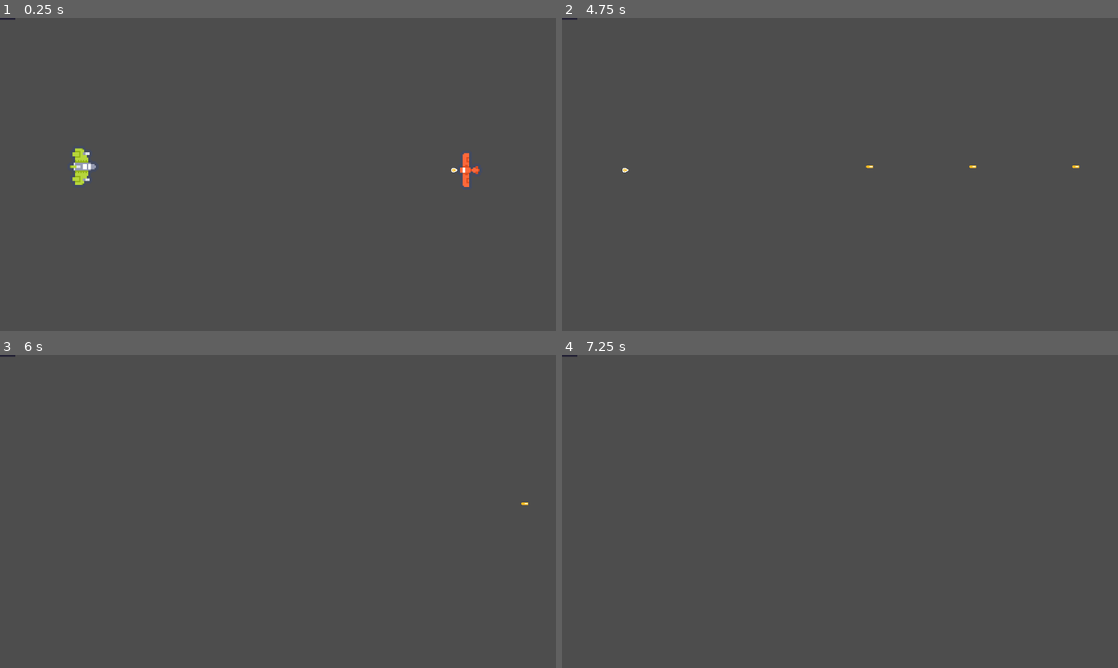
Above: before the commit, frames 1-4 (two rows, left to right).
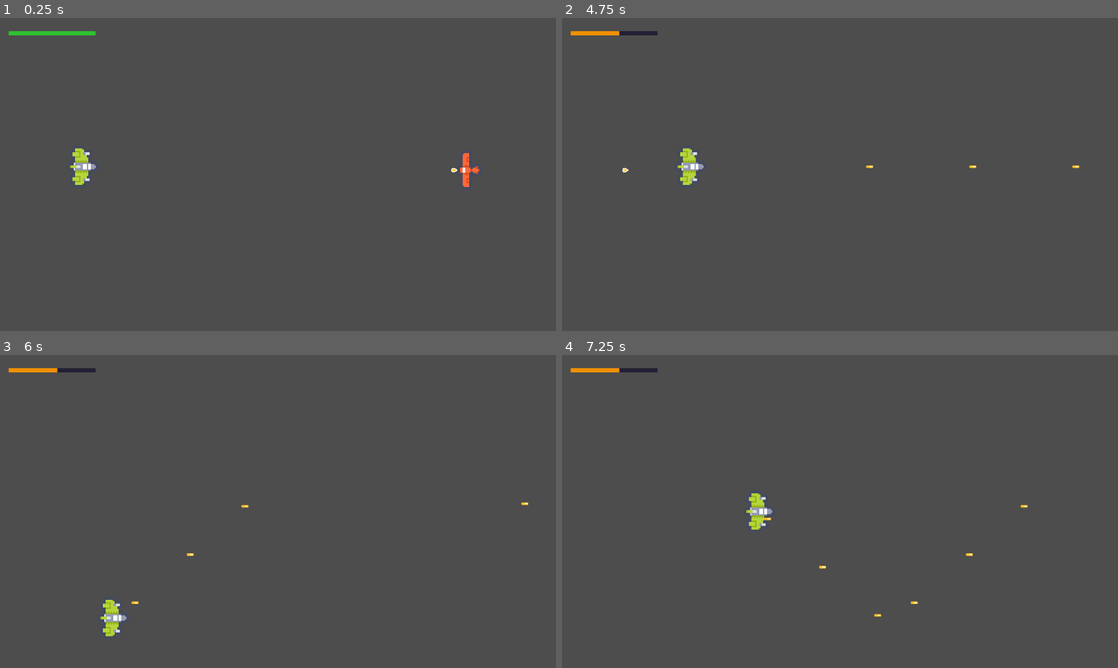
Above: after the commit, the same moments.

Repository: WilsonRyan/AstralCombat.exe
Game: Godot game, scene res://Scenes/Game/Game.tscn
The game is run twice, just before and just after one commit, with the same random seed, the same clock (stepped at 60 frames per second) and the same inputs.
Inputs:
- Up to frame 1 (0.25 s): no input
- Up to frame 2 (4.75 s): hold D (ship-right) 0.53-1.28 s; hold J (ship-shoot) 0.53-1.28 s; hold S (ship-down) 1.28-2.03 s; tap J (ship-shoot) at 1.35, 2.85, 4.35 s; hold D (ship-right) 2.03-2.78 s; hold J (ship-shoot) 2.03-2.78 s; hold W (ship-up) 2.78-3.53 s; hold J (ship-shoot) 3.53-4.28 s; hold A (ship-left) from 3.53 s (still down)
- Up to frame 3 (6 s): release A (ship-left) at 5.03 s; hold S (ship-down) 5.03-5.78 s; hold J (ship-shoot) 5.03-5.78 s; hold D (ship-right) from 5.78 s (still down); tap J (ship-shoot) at 5.85 s
- Up to frame 4 (7.25 s): release D (ship-right) at 6.53 s; hold W (ship-up) from 6.53 s (still down); hold J (ship-shoot) from 6.53 s (still down)

The runs differ from the first frame. In frame 1, 0.2% of the frame differs, in the area x 0-18%, y 0-6%; in frame 2, 0.5%; in frame 3, 0.6%; in frame 4, 0.6%, in the area x 0-84%, y 0-84%.
Error before the commit: Invalid call. Nonexistent function 'get_health' in base 'Nil'. (res://HealthBar.gd:19)

Commit message:
Player has working health bar that takes dmg when hit and kills player when it reaches 0. Enemy Bullet dmg is controlled in EnemyShip scene.

Diff:
--- a/Globals/SignalHub.gd
+++ b/Globals/SignalHub.gd
@@ -3,15 +3,19 @@
 
 
 signal on_create_player_bullet(pos: Vector2, speed_multi: float, bullet_type: PlayerBulletBase.BulletType)
-signal on_create_enemy_bullet(pos: Vector2, dir: Vector2, speed_multi: float, bullet_type: EnemyBulletBase.BulletType)
+signal on_create_enemy_bullet(pos: Vector2, dir: Vector2, speed_multi: float, bullet_type: EnemyBulletBase.BulletType, dmg: float)
 signal on_player_hit(dmg: float)
+signal on_player_die()
 
 
 func emit_on_create_player_bullet(pos: Vector2, speed_multi: float, bullet_type: PlayerBulletBase.BulletType) -> void:
 	on_create_player_bullet.emit(pos, speed_multi, bullet_type)
 
-func emit_on_create_enemy_bullet(pos: Vector2, dir: Vector2, speed_multi: float, bullet_type: EnemyBulletBase.BulletType) -> void:
-	on_create_enemy_bullet.emit(pos, dir, speed_multi, bullet_type)
+func emit_on_create_enemy_bullet(pos: Vector2, dir: Vector2, speed_multi: float, bullet_type: EnemyBulletBase.BulletType, dmg: float) -> void:
+	on_create_enemy_bullet.emit(pos, dir, speed_multi, bullet_type, dmg)
 
 func emit_on_player_hit(dmg: float) -> void:
 	on_player_hit.emit(dmg)
+
+func emit_on_player_die() -> void:
+	on_player_die.emit()
--- a/HealthBar.gd
+++ /dev/null
@@ -1,42 +0,0 @@
-extends TextureProgressBar
-
-class_name HealthBar
-
-
-const COLOR_DANGER: Color = Color("#cc0000")
-const COLOR_MIDDLE: Color = Color("#ff9900")
-const COLOR_GOOD: Color = Color("#33cc33")
-
-@export var player: Player
-@export var start_health: float = 50
-@export var max_health: float = 50
-@export var level_med: float = max_health * 0.6
-@export var level_low: float = max_health * 0.2
-
-
-# Called when the node enters the scene tree for the first time.
-func _ready() -> void:
-	max_health = player.get_health()
-	start_health = max_health
-	max_value = max_health
-	stretch_margin_right = int(max_health)
-	value = start_health
-	set_color()
-
-
-func set_color() -> void:
-	if value < level_low:
-		tint_progress = COLOR_DANGER
-	elif value < level_med:
-		tint_progress = COLOR_MIDDLE
-	else:
-		tint_progress = COLOR_GOOD
-
-func incr_value(v: int) -> void:
-	value += v
-	if value <= 0:
-		print("dead")
-	set_color()
-
-func take_damage(v: int) -> void:
-	incr_value(-v)
--- a/Scenes/Enemies/EnemyShips/EnemyShip.gd
+++ b/Scenes/Enemies/EnemyShips/EnemyShip.gd
@@ -6,6 +6,7 @@
 
 @export var prim_bullet_speed_multi: float = 0.5
 @export var prim_bullet_fire_rate: float = 0.3
+@export var prim_bullet_dmg: float = 10.0
 
 
 var can_shoot: bool = true
@@ -24,7 +25,7 @@
 
 func shoot() -> void:
 	if can_shoot == true:
-		SignalHub.emit_on_create_enemy_bullet(Vector2(global_position.x,global_position.y), Vector2.LEFT, prim_bullet_speed_multi, EnemyBulletBase.BulletType.Regular)
+		SignalHub.emit_on_create_enemy_bullet(Vector2(global_position.x,global_position.y), Vector2.LEFT, prim_bullet_speed_multi, EnemyBulletBase.BulletType.Regular, prim_bullet_dmg)
 		can_shoot = false
 		timer_fire_rate.start()
 
--- a/Scenes/Enemies/EnemyShips/EnemyShip.tscn
+++ b/Scenes/Enemies/EnemyShips/EnemyShip.tscn
@@ -9,6 +9,7 @@
 script = ExtResource("2_7j3ky")
 prim_bullet_speed_multi = 0.5
 prim_bullet_fire_rate = 0.3
+prim_bullet_dmg = 22.0
 
 [node name="sprite_2d" parent="." index="0" unique_id=663644159]
 texture = ExtResource("3_7j3ky")
--- a/Scenes/Game/Game.gd
+++ b/Scenes/Game/Game.gd
@@ -1,9 +1,12 @@
 extends Node2D
 
+@onready var hud: Control = $HUDCanvas/HUD
+@onready var health_bar: HealthBar = $HUDCanvas/HUD/margin_container/HealthBar
+@onready var player: Player = $Player
 
 # Called when the node enters the scene tree for the first time.
 func _ready() -> void:
-	pass # Replace with function body.
+	health_bar.setup(player)
 
 
 # Called every frame. 'delta' is the elapsed time since the previous frame.
--- a/Scenes/Game/Game.tscn
+++ b/Scenes/Game/Game.tscn
@@ -15,16 +15,16 @@
 [node name="Game" type="Node2D" unique_id=243694093]
 script = ExtResource("1_rdw05")
 
-[node name="HUD" parent="." unique_id=2021154901 instance=ExtResource("2_y3kpf")]
-anchors_preset = 14
-anchor_top = 0.5
-anchor_bottom = 0.5
-size_flags_horizontal = 6
+[node name="HUDCanvas" type="CanvasLayer" parent="." unique_id=936811895]
+
+[node name="HUD" parent="HUDCanvas" unique_id=2021154901 instance=ExtResource("2_y3kpf")]
+size_flags_horizontal = 3
 size_flags_vertical = 3
 
 [node name="Player" parent="." unique_id=1767697504 instance=ExtResource("2_gwu2e")]
 position = Vector2(191, 342)
 rotation = 1.5707964
+health = 100.0
 
 [node name="ObjectMaker" parent="." unique_id=826657136 instance=ExtResource("3_xbxml")]
 
--- /dev/null
+++ b/Scenes/HUD/HealthBar/HealthBar.gd
@@ -0,0 +1,57 @@
+extends TextureProgressBar
+
+class_name HealthBar
+
+
+const COLOR_DANGER: Color = Color("#cc0000")
+const COLOR_MIDDLE: Color = Color("#ff9900")
+const COLOR_GOOD: Color = Color("#33cc33")
+
+@export var start_health: float = 50
+@export var max_health: float = 50
+@export var current_health: float = 50
+@export var level_med: float = max_health * 0.65
+@export var level_low: float = max_health * 0.35
+
+
+# Called when the node enters the scene tree for the first time.
+func _ready() -> void:
+	SignalHub.on_player_hit.connect(on_player_hit)
+
+
+func setup(player: Player) -> void:
+	if player != null:
+		max_health = player.get_health()
+	start_health = max_health
+	max_value = max_health
+	current_health = start_health
+	stretch_margin_right = int(max_health * 2)
+	value = current_health
+	level_med = max_health * 0.6
+	level_low = max_health * 0.2
+	set_color()
+
+func set_color() -> void:
+	if value < level_low:
+		tint_progress = COLOR_DANGER
+	elif value < level_med:
+		tint_progress = COLOR_MIDDLE
+	else:
+		tint_progress = COLOR_GOOD
+
+func incr_value(v: float) -> void:
+	current_health -= v
+	value = current_health
+	set_color()
+
+func take_damage(v: float) -> void:
+	incr_value(v)
+
+
+
+func on_player_hit(dmg: float) -> void:
+	incr_value(dmg)
+	value = current_health
+	print(current_health)
+	if current_health <= 0.0:
+		SignalHub.emit_on_player_die()
--- a/Scenes/HUD/HealthBar/HealthBar.tscn
+++ b/Scenes/HUD/HealthBar/HealthBar.tscn
@@ -1,13 +1,13 @@
 [gd_scene format=3 uid="uid://drnlf15tvagal"]
 
-[ext_resource type="Script" uid="uid://dpydsjhbq6nty" path="res://HealthBar.gd" id="1_71yg7"]
+[ext_resource type="Script" uid="uid://dpydsjhbq6nty" path="res://Scenes/HUD/HealthBar/HealthBar.gd" id="1_71yg7"]
 [ext_resource type="Texture2D" uid="uid://dew6h5ci3lnpk" path="res://Assets/Textures/UI/square_shadow.png" id="1_dvmd6"]
 [ext_resource type="Texture2D" uid="uid://bguk5hv0msnqt" path="res://Assets/Textures/UI/progress_ph.png" id="2_tfj7r"]
 
 [node name="HealthBar" type="TextureProgressBar" unique_id=1555162091]
 nine_patch_stretch = true
 stretch_margin_right = 50
-stretch_margin_bottom = 8
+stretch_margin_bottom = 10
 texture_under = ExtResource("1_dvmd6")
 texture_progress = ExtResource("2_tfj7r")
 tint_progress = Color(0, 0.90170145, 0, 1)
--- a/Scenes/ObjectMaker/ObjectMaker.gd
+++ b/Scenes/ObjectMaker/ObjectMaker.gd
@@ -29,11 +29,11 @@
 		call_deferred(ADD_OBJECT, scene, pos)
 
 
-func on_create_enemy_bullet(pos: Vector2, dir: Vector2, speed_multi: float, bullet_type: EnemyBulletBase.BulletType) -> void:
+func on_create_enemy_bullet(pos: Vector2, dir: Vector2, speed_multi: float, bullet_type: EnemyBulletBase.BulletType, dmg: float) -> void:
 	var scene: EnemyBulletBase
 	match bullet_type:
 		EnemyBulletBase.BulletType.Regular:
 			scene = ENEMY_BULLET_BASE.instantiate()
 	if scene:
-		scene.setup(dir, speed_multi)
+		scene.setup(dir, speed_multi, dmg)
 		call_deferred(ADD_OBJECT, scene, pos)
--- a/Scenes/Player/Player.gd
+++ b/Scenes/Player/Player.gd
@@ -17,7 +17,8 @@
 
 # Called when the node enters the scene tree for the first time.
 func _ready() -> void:
-	SignalHub.on_player_hit.connect(on_player_hit)
+	#SignalHub.on_player_hit.connect(on_player_hit)
+	SignalHub.on_player_die.connect(on_player_die)
 
 
 # Called every frame. 'delta' is the elapsed time since the previous frame.
@@ -48,11 +49,14 @@
 func get_health() -> float:
 	return health
 
-func on_player_hit(dmg: float) -> void:
-	health -= dmg
-	print(health)
-	if health <= 0.0:
-		die()
+func on_player_die() -> void:
+	die()
+
+#func on_player_hit(dmg: float) -> void:
+	#health -= dmg
+	#print(health)
+	#if health <= 0.0:
+		#die()
 
 
 func _on_timer_fire_rate_timeout() -> void:
--- a/Scenes/Projectiles/EnemyBullets/EnemyBulletBase.gd
+++ b/Scenes/Projectiles/EnemyBullets/EnemyBulletBase.gd
@@ -8,7 +8,7 @@
 
 @export var _direction: Vector2 = Vector2.LEFT
 @export var _speed: float = 400.0
-@export var _dmg: float = 5.0
+@export var _dmg: float = 10.0
 
 var can_shoot: bool = true
 
@@ -18,9 +18,10 @@
 
 
 
-func setup(dir: Vector2, speed_multi: float) -> void:
+func setup(dir: Vector2, speed_multi: float, dmg: float) -> void:
 	_speed = _speed * speed_multi
 	_direction = dir
+	_dmg = dmg
 
 func get_dmg() -> float:
 	return _dmg
--- a/Scenes/Projectiles/EnemyBullets/EnemyBulletBase.tscn
+++ b/Scenes/Projectiles/EnemyBullets/EnemyBulletBase.tscn
@@ -11,6 +11,7 @@
 rotation = -1.5707964
 collision_layer = 8
 script = ExtResource("1_khnv6")
+_dmg = 20.0
 
 [node name="sprite_2d" type="Sprite2D" parent="." unique_id=1502716457]
 texture = ExtResource("2_e178l")
--- a/Scenes/Projectiles/PlayerBullets/PlayerBulletBase.tscn
+++ b/Scenes/Projectiles/PlayerBullets/PlayerBulletBase.tscn
@@ -11,6 +11,7 @@
 collision_layer = 2
 collision_mask = 12
 script = ExtResource("1_ctd45")
+_dmg = 10.0
 
 [node name="sprite_2d" type="Sprite2D" parent="." unique_id=2042580938]
 scale = Vector2(3, 3)
Renamed: HealthBar.gd.uid -> Scenes/HUD/HealthBar/HealthBar.gd.uid
Not shown, changed: devLog.md
